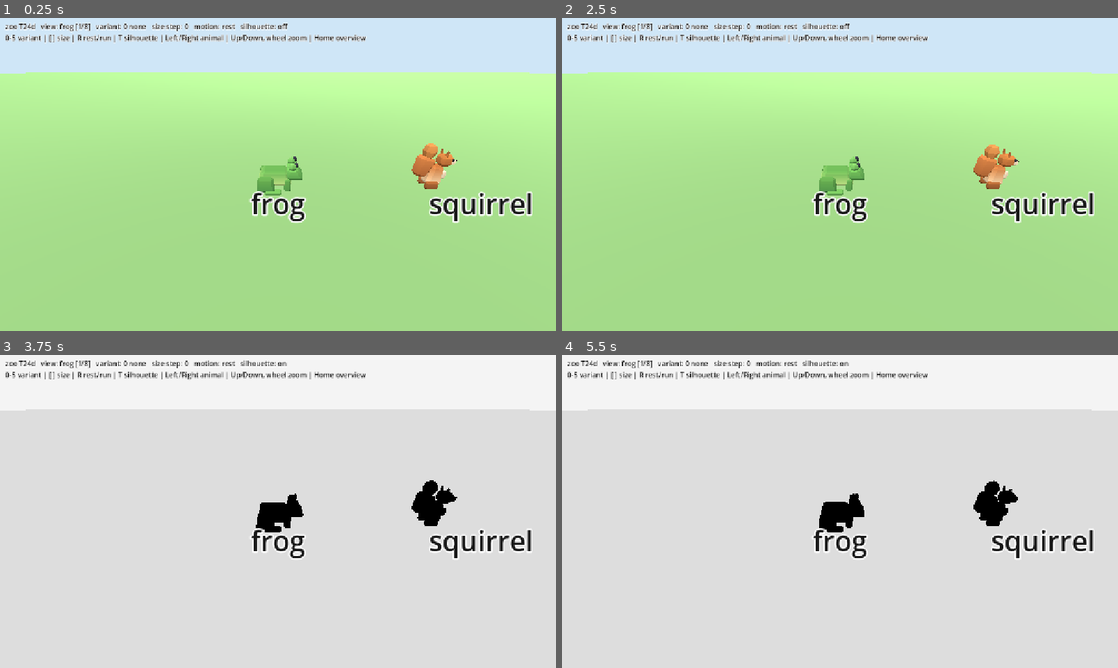
Above: before the commit, frames 1-4 (two rows, left to right).
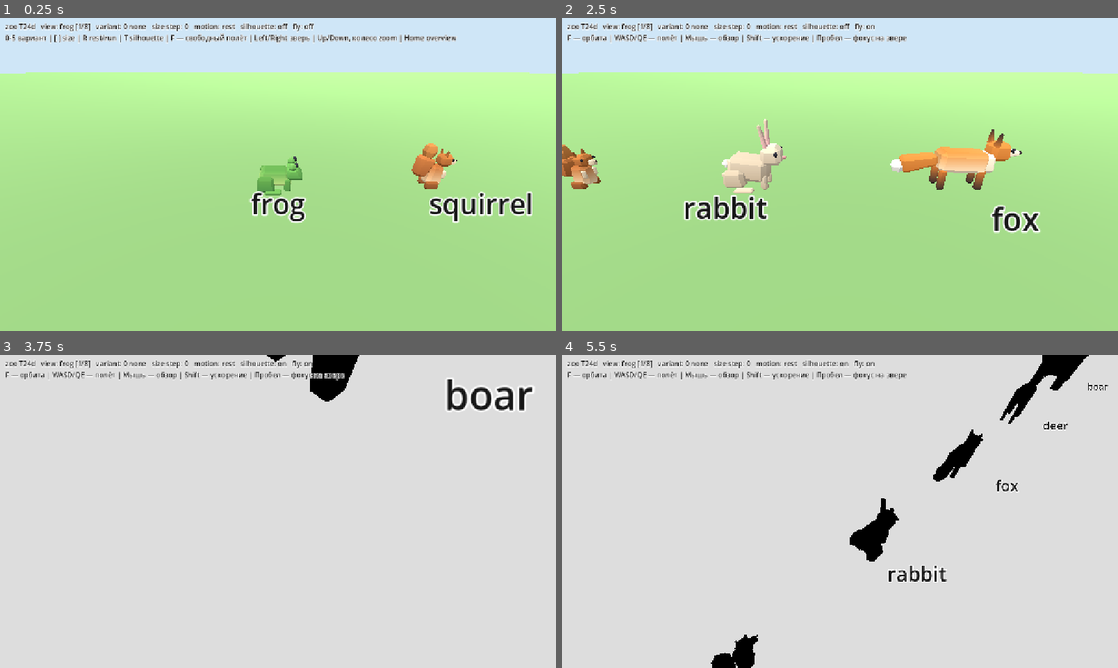
Above: after the commit, the same moments.

Repository: morrowelias9-create/feed-the-animals
Game: Godot game, scene res://scenes/zoo.tscn
Two runs of this game, one before a commit and one after it. Both use one fixed random seed, a clock stepped at 60 frames per second and the inputs below. This scene is started directly instead of the project's main scene.
Inputs (mouse positions are in pixels of both pictures, inside the frame that each line leads up to):
- Up to frame 1 (0.25 s): no input
- Up to frame 2 (2.5 s): tap Enter at 0.5, 2 s; move the mouse to (962, 158) at 0.52 s; hold D 0.53-1.25 s; hold Q 0.53-1.25 s; click (962, 158) at 0.67 s; tap Space at 0.77, 1.07, 1.25 s; tap E at 0.8 s; drag from (728, 190) to (812, 237) at 1.27 s; move the mouse to (895, 105) at 2.02 s; hold D from 2.03 s (still down); hold Shift from 2.03 s (still down); click (895, 105) at 2.17 s; tap F at 2.3 s
- Up to frame 3 (3.75 s): release D at 2.75 s; release Shift at 2.75 s; drag from (250, 574) to (111, 464) at 2.77 s; move the mouse to (444, 558) at 3.52 s; hold A from 3.53 s (still down); tap T at 3.6 s; click (444, 558) at 3.67 s
- Up to frame 4 (5.5 s): tap Space at 3.77, 3.8, 4.07, 5 s; release A at 4.25 s; drag from (673, 464) to (756, 433) at 4.27 s; move the mouse to (867, 511) at 5.02 s; hold S from 5.03 s (still down); hold Q from 5.03 s (still down); click (867, 511) at 5.17 s; tap E at 5.3 s

The runs differ from the first frame. In frame 1, 1.1% of the frame differs, in the area x 3-82%, y 1-9%; in frame 2, 8.2%, in the area x 0-96%, y 1-69%; in frame 3, 4.9%; in frame 4, 6.5%.

Commit message:
T24d: free camera in zoo.tscn (F - toggle, WASD/QE - fly, mouse - look, Space - focus, fixed forward/backward direction)

Diff:
--- a/scripts/debug/zoo.gd
+++ b/scripts/debug/zoo.gd
@@ -2,8 +2,11 @@
 ## Отладочная сцена «зоопарк» (шаг T24d): все звери с рецептами стоят рядами, можно быстро их осмотреть.
 ## Запуск: открыть scenes/debug/zoo.tscn и «Запустить текущую сцену» (F6). Игра эту сцену не загружает.
 ## Звери стоят боком к камере (мордой вправо), камера смотрит вдоль -Z под углом, как в игре.
-## Клавиши: 0-5 вариант, [ и ] ступень размера, R покой/бег на месте, T силуэт (всё чёрное на светлом),
-## Влево/Вправо следующий зверь, Вверх/Вниз или колесо дистанция, Home обзор всех.
+## Клавиши:
+##   0-5 вариант, [ и ] ступень размера, R покой/бег на месте, T силуэт (всё чёрное на светлом),
+##   Влево/Вправо следующий зверь, Вверх/Вниз или колесо дистанция, Home обзор всех.
+##   F — переключение режима камеры (орбита / свободный полёт)
+##   В свободном полёте: WASD — движение, мышь — обзор, Shift — ускорить, Q/E — вверх/вниз, Пробел — фокус на звере
 ## Подписи только id зверей. Локализация не нужна.
 
 const ROW_SIZE: int = 8
@@ -14,7 +17,10 @@
 const CAM_DIST_MAX: float = 90.0
 const SIZE_STEP_MULT: float = 1.12        # во сколько раз зверь крупнее за ступень (только для осмотра)
 const SIZE_STEP_MAX: int = 8
-const SMOOTH: float = 6.0                 # скорость сглаживания камеры
+const SMOOTH: float = 6.0                 # скорость сглаживания камеры (орбита)
+const FLY_SPEED: float = 15.0             # скорость свободного полёта
+const FLY_SPEED_FAST: float = 40.0        # с Shift
+const MOUSE_SENS: float = 0.003           # чувствительность мыши
 const BG_NORMAL: Color = Color("#CFE6F7")
 const BG_SILHOUETTE: Color = Color("#F4F4F4")
 const GROUND_NORMAL: Color = Color("#86B36B")
@@ -32,6 +38,9 @@
 var _size_step: int = 0
 var _running: bool = false
 var _silhouette: bool = false
+var _free_fly: bool = false               # режим свободного полёта
+var _fly_yaw: float = 0.0                 # рыскание камеры
+var _fly_pitch: float = 0.0               # тангаж камеры
 var _cam: Camera3D
 var _cam_focus: Vector3 = Vector3.ZERO
 var _cam_dist: float = 6.0
@@ -57,13 +66,51 @@
 func _process(delta: float) -> void:
 	if _cam == null:
 		return
-	var k: float = clampf(delta * SMOOTH, 0.0, 1.0)
-	var want_dist: float = _overview_dist if _overview else _dist
-	_cam_focus = _cam_focus.lerp(_focus_point(), k)
-	_cam_dist = lerpf(_cam_dist, want_dist, k)
-	var pitch: float = deg_to_rad(CAM_PITCH_DEG)
-	var offset: Vector3 = Vector3(0.0, -sin(pitch), cos(pitch)) * _cam_dist
-	_cam.look_at_from_position(_cam_focus + offset, _cam_focus, Vector3.UP)
+	if _free_fly:
+		_process_free_fly(delta)
+	else:
+		var k: float = clampf(delta * SMOOTH, 0.0, 1.0)
+		var want_dist: float = _overview_dist if _overview else _dist
+		_cam_focus = _cam_focus.lerp(_focus_point(), k)
+		_cam_dist = lerpf(_cam_dist, want_dist, k)
+		var pitch: float = deg_to_rad(CAM_PITCH_DEG)
+		var offset: Vector3 = Vector3(0.0, -sin(pitch), cos(pitch)) * _cam_dist
+		_cam.look_at_from_position(_cam_focus + offset, _cam_focus, Vector3.UP)
+
+
+func _process_free_fly(delta: float) -> void:
+	# Ввод движения
+	var input_dir: Vector3 = Vector3.ZERO
+	if Input.is_key_pressed(KEY_W):
+		input_dir.z -= 1.0
+	if Input.is_key_pressed(KEY_S):
+		input_dir.z += 1.0
+	if Input.is_key_pressed(KEY_A):
+		input_dir.x -= 1.0
+	if Input.is_key_pressed(KEY_D):
+		input_dir.x += 1.0
+	if Input.is_key_pressed(KEY_Q):
+		input_dir.y += 1.0
+	if Input.is_key_pressed(KEY_E):
+		input_dir.y -= 1.0
+
+	var speed: float = FLY_SPEED_FAST if Input.is_key_pressed(KEY_SHIFT) else FLY_SPEED
+
+	# Вычисляем forward вектор камеры (камера смотрит вдоль -Z при yaw=0)
+	# forward = (sin(yaw), 0, cos(yaw)) для движения по горизонтали
+	var forward_h: Vector3 = Vector3(sin(_fly_yaw), 0.0, cos(_fly_yaw)).normalized()
+	var right_h: Vector3 = Vector3(cos(_fly_yaw), 0.0, -sin(_fly_yaw)).normalized()
+	var up: Vector3 = Vector3.UP
+
+	var move_vel: Vector3 = Vector3.ZERO
+	if input_dir != Vector3.ZERO:
+		input_dir = input_dir.normalized()
+		move_vel = (forward_h * -input_dir.z + right_h * input_dir.x + up * input_dir.y) * speed
+
+	_cam.position += move_vel * delta
+
+	# Обновление вращения камеры
+	_cam.rotation = Vector3(_fly_pitch, _fly_yaw, 0.0)
 
 
 func _unhandled_input(event: InputEvent) -> void:
@@ -73,6 +120,11 @@
 			_change_dist(0.88)
 		elif mb.pressed and mb.button_index == MOUSE_BUTTON_WHEEL_DOWN:
 			_change_dist(1.14)
+		return
+	if event is InputEventMouseMotion and _free_fly:
+		var mm: InputEventMouseMotion = event as InputEventMouseMotion
+		_fly_yaw -= mm.relative.x * MOUSE_SENS
+		_fly_pitch = clampf(_fly_pitch - mm.relative.y * MOUSE_SENS, deg_to_rad(-89.0), deg_to_rad(89.0))
 		return
 	if not (event is InputEventKey):
 		return
@@ -104,6 +156,23 @@
 		KEY_T:
 			_silhouette = not _silhouette
 			_apply_look()
+			_update_info()
+		KEY_F:
+			_free_fly = not _free_fly
+			if _free_fly:
+				# Инициализируем yaw/pitch из текущей ориентации камеры
+				_fly_yaw = _cam.rotation.y
+				_fly_pitch = _cam.rotation.x
+				Input.mouse_mode = Input.MOUSE_MODE_CAPTURED
+			else:
+				Input.mouse_mode = Input.MOUSE_MODE_VISIBLE
+			_update_info()
+		KEY_SPACE:
+			if _free_fly and not _views.is_empty():
+				# Фокус на текущем звере
+				_cam.position = _focus_point() + Vector3(0.0, 0.0, 5.0)
+				_fly_yaw = 0.0
+				_fly_pitch = deg_to_rad(-20.0)
 			_update_info()
 		KEY_LEFT:
 			_focus_on(_focus - 1)
@@ -316,8 +385,11 @@
 	var lines: PackedStringArray = PackedStringArray()
 	var who: String = "overview" if _overview else "%s [%d/%d]" % [_ids[_focus], _focus + 1, _ids.size()]
 	var mutation: String = String(VariantData.VARIANTS[_variant]["id"])
-	lines.append("zoo T24d   view: %s   variant: %d %s   size step: %d   motion: %s   silhouette: %s" % [
-		who, _variant, mutation, _size_step, "run" if _running else "rest", "on" if _silhouette else "off"])
-	lines.append("0-5 variant | [ ] size | R rest/run | T silhouette | Left/Right animal | Up/Down, wheel zoom | Home overview")
+	lines.append("zoo T24d   view: %s   variant: %d %s   size step: %d   motion: %s   silhouette: %s   fly: %s" % [
+		who, _variant, mutation, _size_step, "run" if _running else "rest", "on" if _silhouette else "off", "on" if _free_fly else "off"])
+	if _free_fly:
+		lines.append("F — орбита | WASD/QE — полёт | Мышь — обзор | Shift — ускорение | Пробел — фокус на звере")
+	else:
+		lines.append("0-5 вариант | [ ] size | R rest/run | T silhouette | F — свободный полёт | Left/Right зверь | Up/Down, колесо zoom | Home overview")
 	var text: String = "\n".join(lines)
 	_info.text = text
